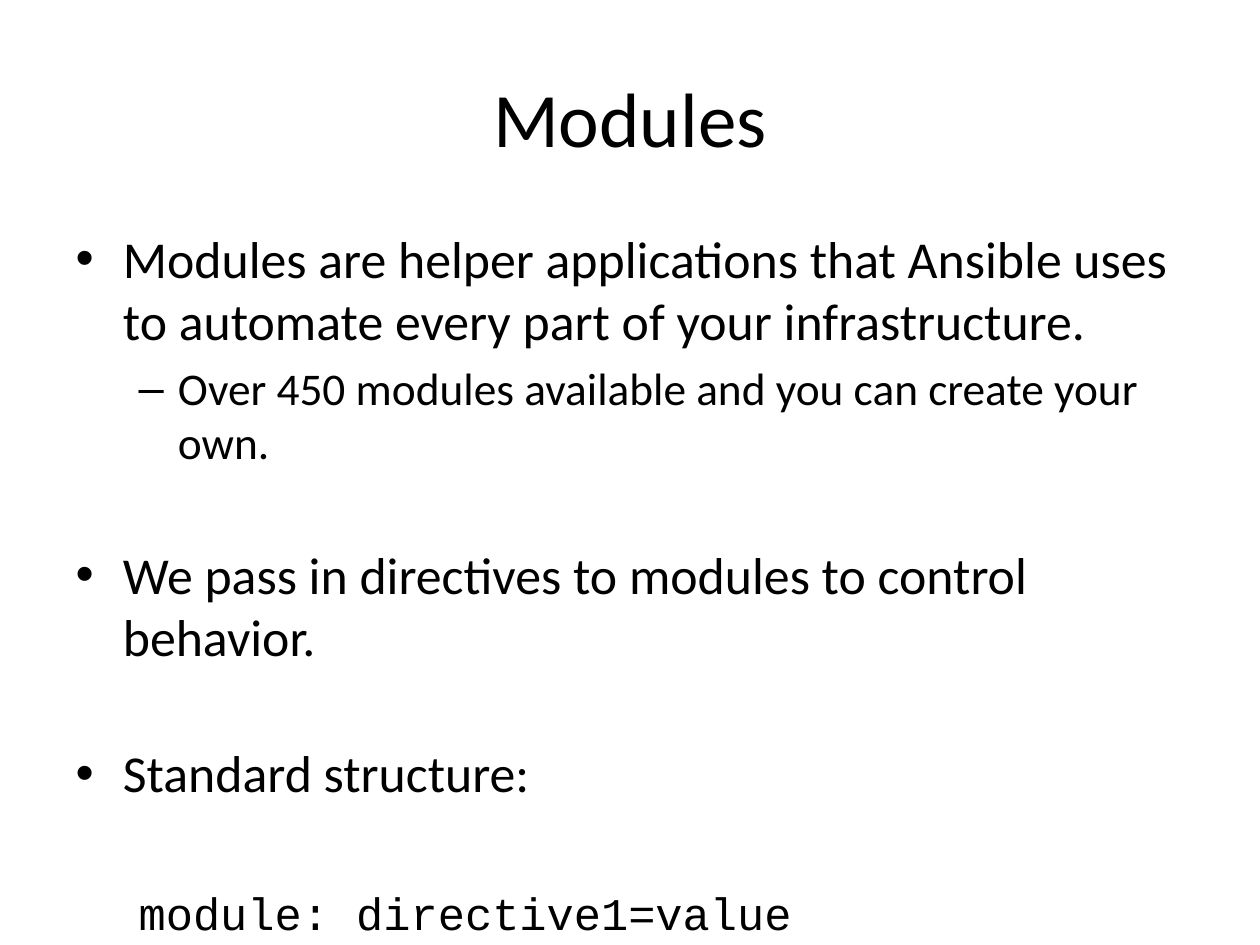
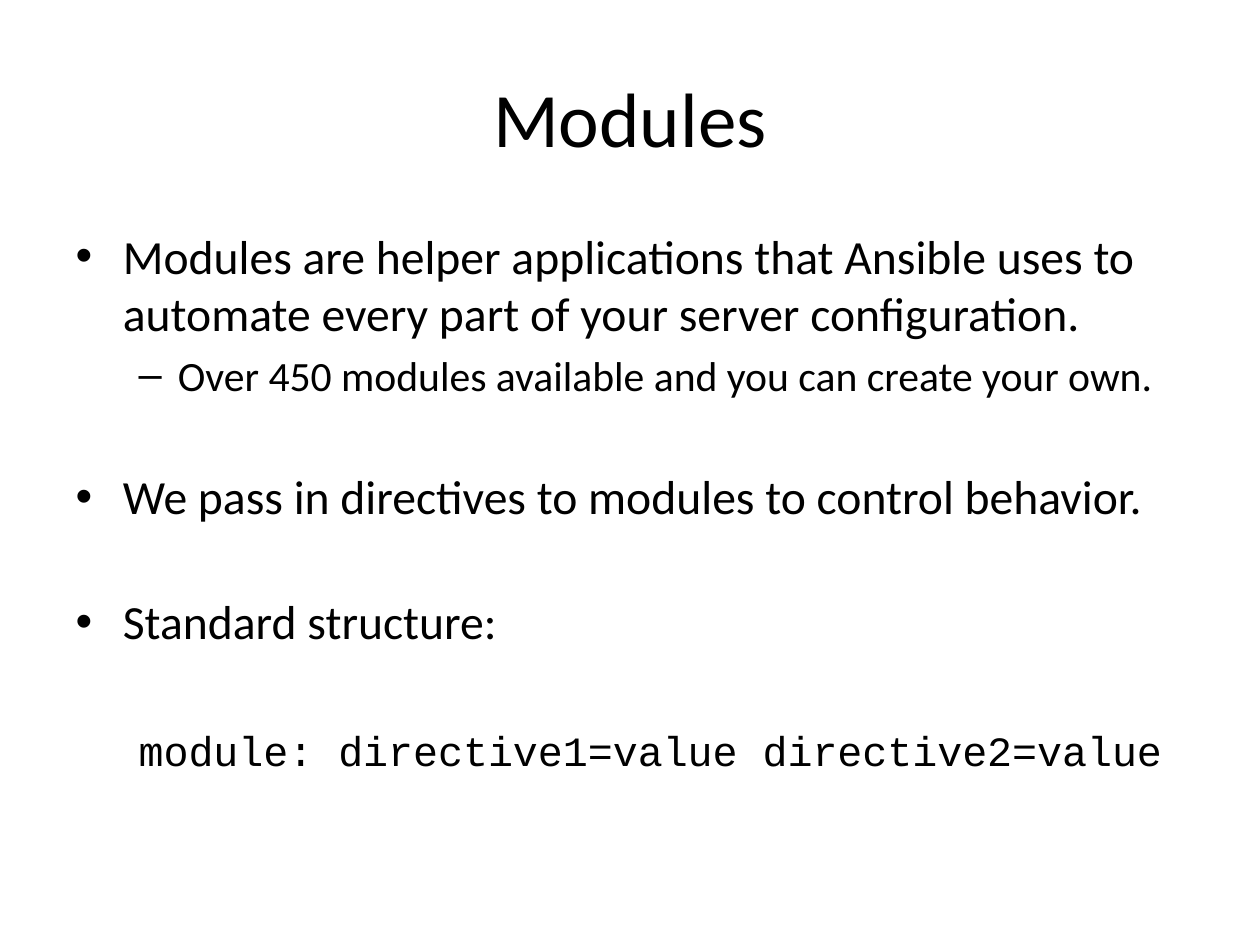
Before and after one commit to jasondbaker/infrastructure-class, a slide deck: slide 27 of lectures/infrastructure-week-10.pptx. Drawn at 1260x945 pixels with LibreOffice and Linux fonts; fonts in the diff are those of the drawing. Boxes give left, top, right and bottom in pixels: in the first picture for what was removed or moved away, otherwise in the second. Text is boxed around its words. In the diff, an @@ line names an element or a change of style, - is before the commit and + after.

Commit message:
update assignment 9 and ansible cf template

```diff
--- a/lectures/infrastructure-week-10.pptx
+++ b/lectures/infrastructure-week-10.pptx
@@ text at (123,241,1135,340): text changed; size 29.6 to 27.2 pt @@
-• Modules are helper applications that Ansible uses to automate every part of your infrastructure.
+• Modules are helper applications that Ansible uses to automate every part of your server configuration.
@@ text at (123,362,1162,767): size 25.9 to 23.8 pt in "Over 450 modules available and you can ...", "module: directive1=value directive2=value"; size 29.6 to 27.2 pt in "We pass in directives to modules to ...", "Standard structure:" @@
```
Also in this commit, not shown: 3 other slides changed, 1 slide added, 1 slide removed, 3 other files.
